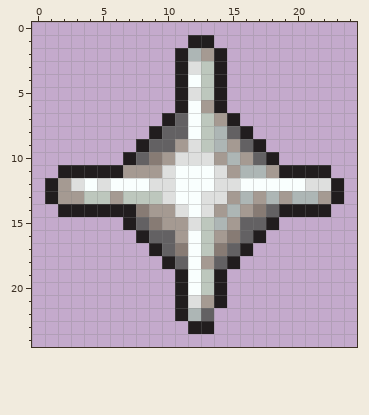
A pixel-art sprite gets an edit: skill/prayer.png. The picture above is the old version.
The file is 25x25 pixels.
Once edited:
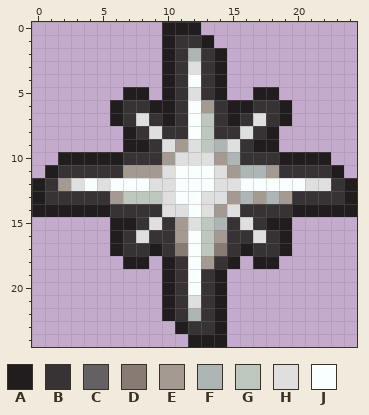
Palette (. is transparent): A #211d1e  B #373334  C #636163  D #877b74  E #a59a92  F #adb6b5  G #bdc7bd  H #dedfde  J #f9fffe
Diff:
Changed rows in their new state; - is an unchanged pixel.
first column x 0:
 0 ----------AAA------------
 1 ----------ABB------------
 2 ----------AB-B-----------
 3 ----------AB-B-----------
 4 ----------AB-B-----------
 5 -------AA-AB-B---AA------
 6 ------ABBAAB--BAABBA-----
 7 ------ABHB-B--B-BHBA-----
 8 -------ABHBB--BBHBA------
 9 -------A-BH----HB-A------
10 --AAAAABBB------BBBAAAA--
11 -ABBBBB------------BBBBA-
12 AB---------------------BA
13 ABBBBB--------------BBBBA
14 AA----BBBBH----HBBBB---AA
15 ------A-BHB----BHB-A-----
16 ------ABHBB----BBHBA-----
17 ------ABB-B----B-BBA-----
18 -------AA--B--B--AA------
19 ----------AB-B-----------
20 ----------AB-B-----------
21 ----------AB-B-----------
22 ----------AB-BA----------
23 -----------ABBA----------
24 ------------AAA----------
